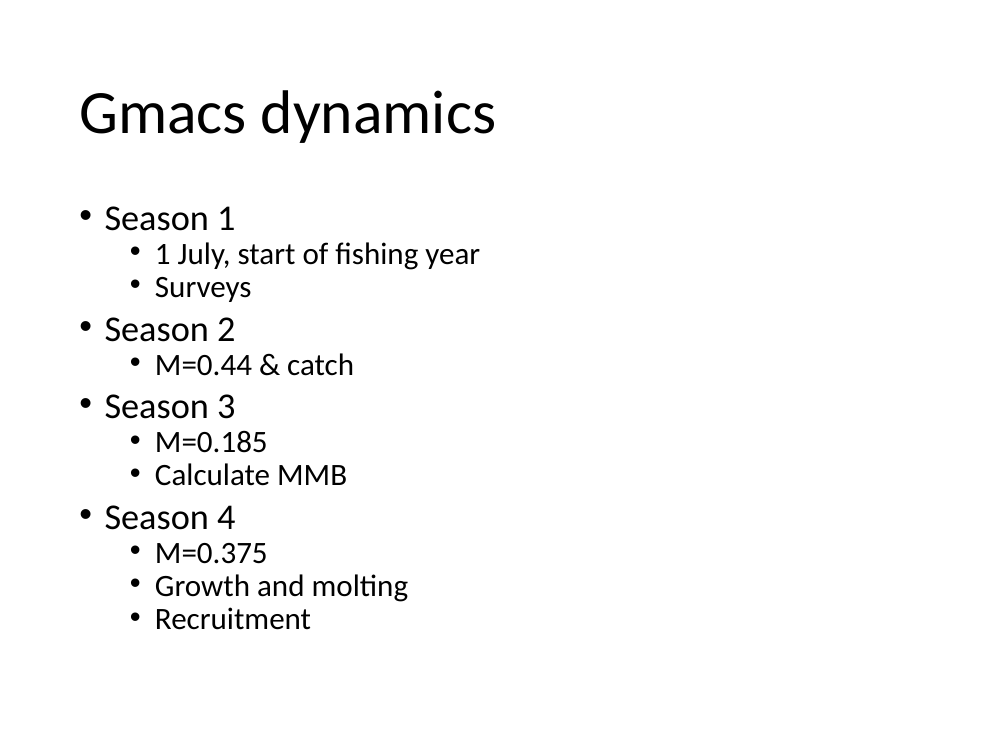
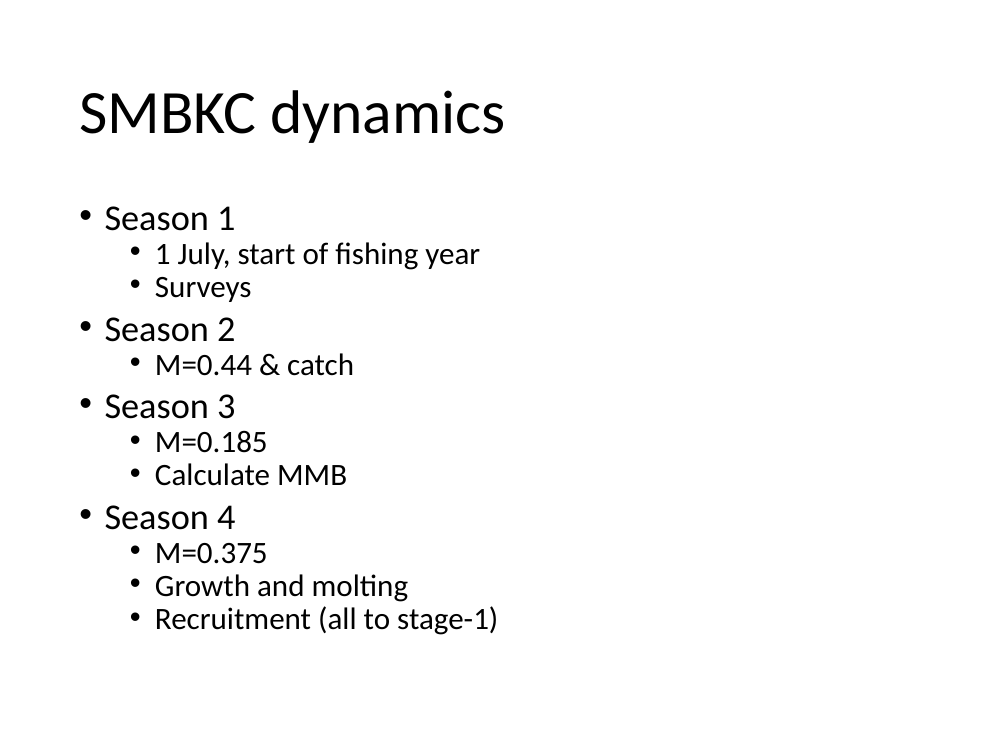
Before and after one commit to seacode/gmacs, a slide deck: slide 5 of docs/smbkc/smbkc.pptx (slide 4 before the commit). Drawn at 1008x756 pixels with LibreOffice and Linux fonts; fonts in the diff are those of the drawing. Boxes give left, top, right and bottom in pixels: in the first picture for what was removed or moved away, otherwise in the second. Text is boxed around its words. In the diff, an @@ line names an element or a change of style, - is before the commit and + after.

```diff
--- a/docs/smbkc/smbkc.pptx
+++ b/docs/smbkc/smbkc.pptx
@@ title at (x1=79, y1=90, x2=505, y2=143): text changed @@
-Gmacs dynamics
+SMBKC dynamics
@@ text at (x1=155, y1=606, x2=498, y2=635): text changed @@
-  • Recruitment
+  • Recruitment (all to stage-1)
```
Also in this commit, not shown: 3 other slides changed, 2 slides added, 11 other files.
